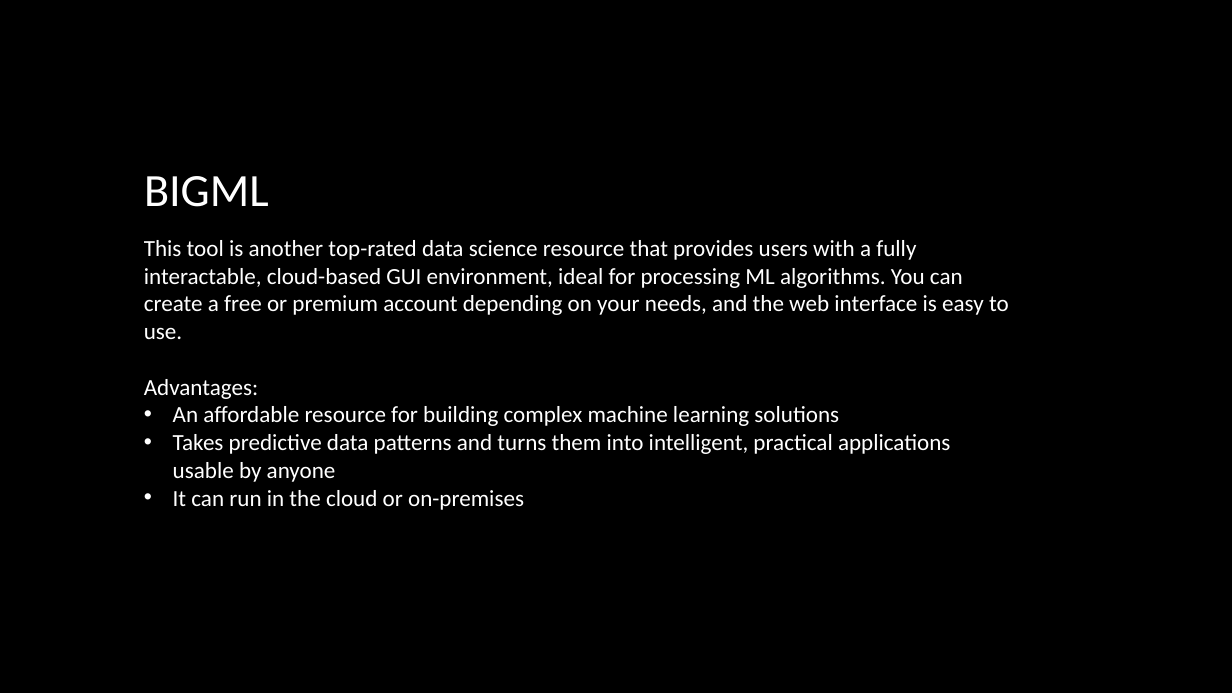
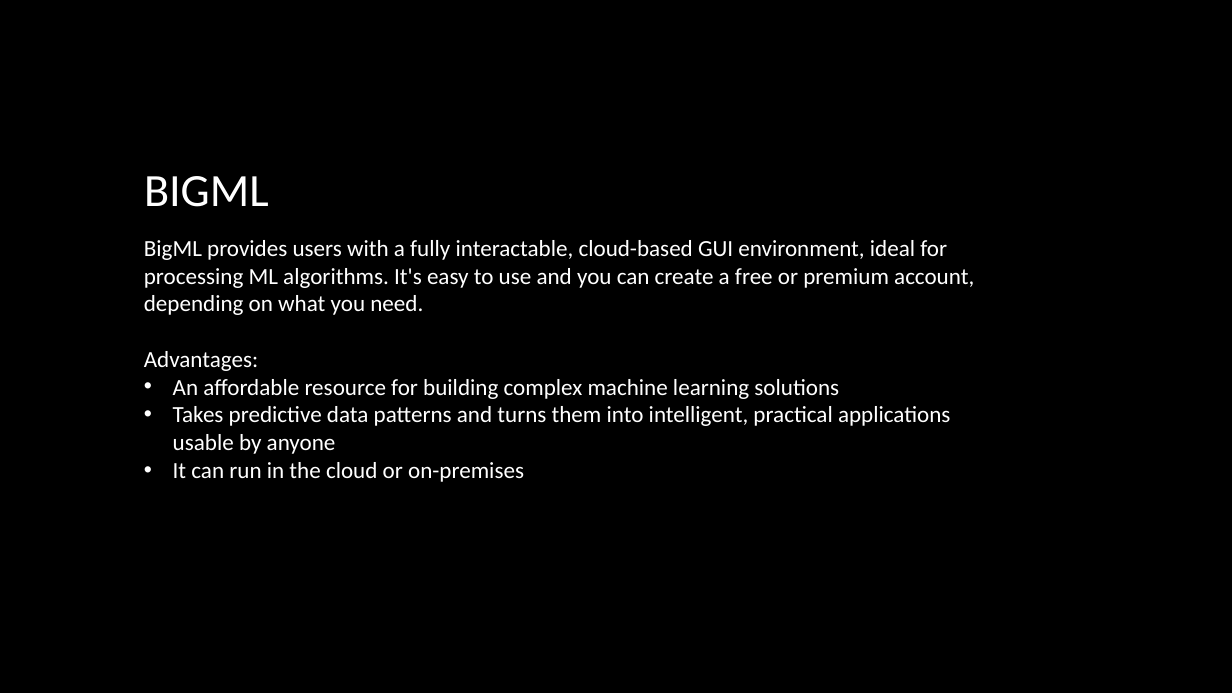
Before and after one commit to dalikey/portfolio-data-science, a slide deck: slide 5 of Most popular Data Science tools.pptx. Drawn at 1232x693 pixels with LibreOffice and Linux fonts; fonts in the diff are those of the drawing; background and template pictures are left out. Boxes give left, top, right and bottom in pixels: in the first picture for what was removed or moved away, otherwise in the second. Text is boxed around its words. In the diff, an @@ line names an element or a change of style, - is before the commit and + after.

```diff
--- a/Most popular Data Science tools.pptx
+++ b/Most popular Data Science tools.pptx
@@ text at bbox=[144, 240, 974, 315]: text changed @@
-This tool is another top-rated data science resource that provides users with a fully interactable, cloud-based GUI environment, ideal for processing ML algorithms. You can create a free or premium account depending on your needs, and the web interface is easy to use.
+BigML provides users with a fully interactable, cloud-based GUI environment, ideal for processing ML algorithms. It's easy to use and you can create a free or premium account, depending on what you need.
```
Also in this commit, not shown: 8 other slides changed, 1 other file.
